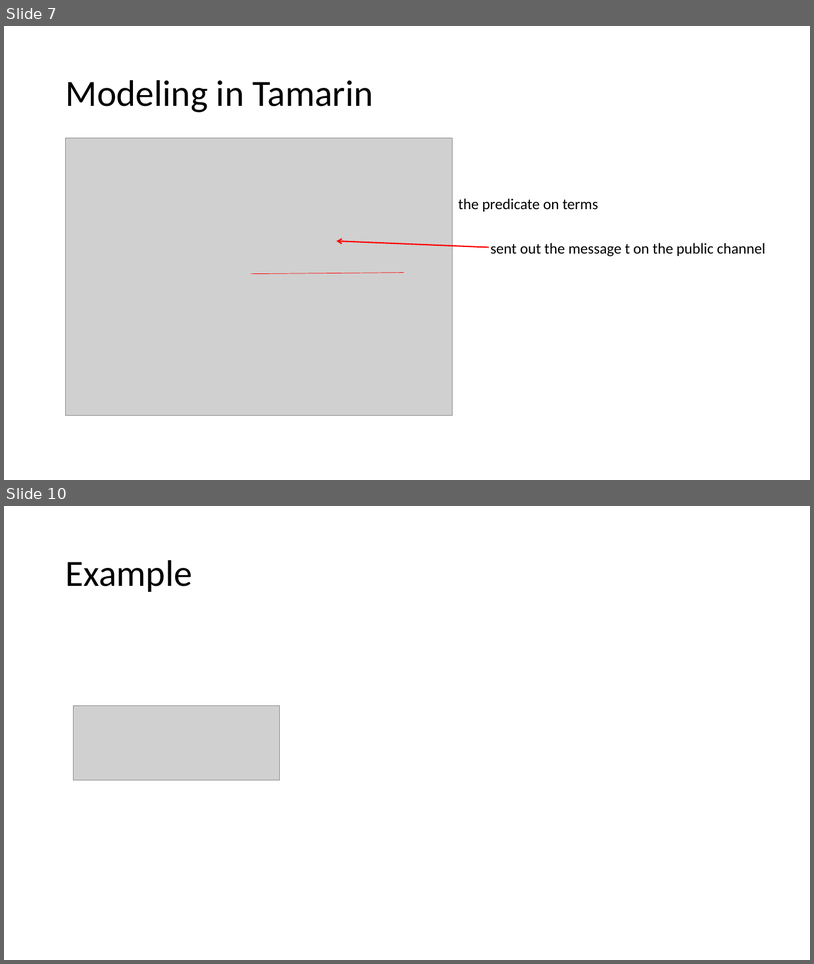
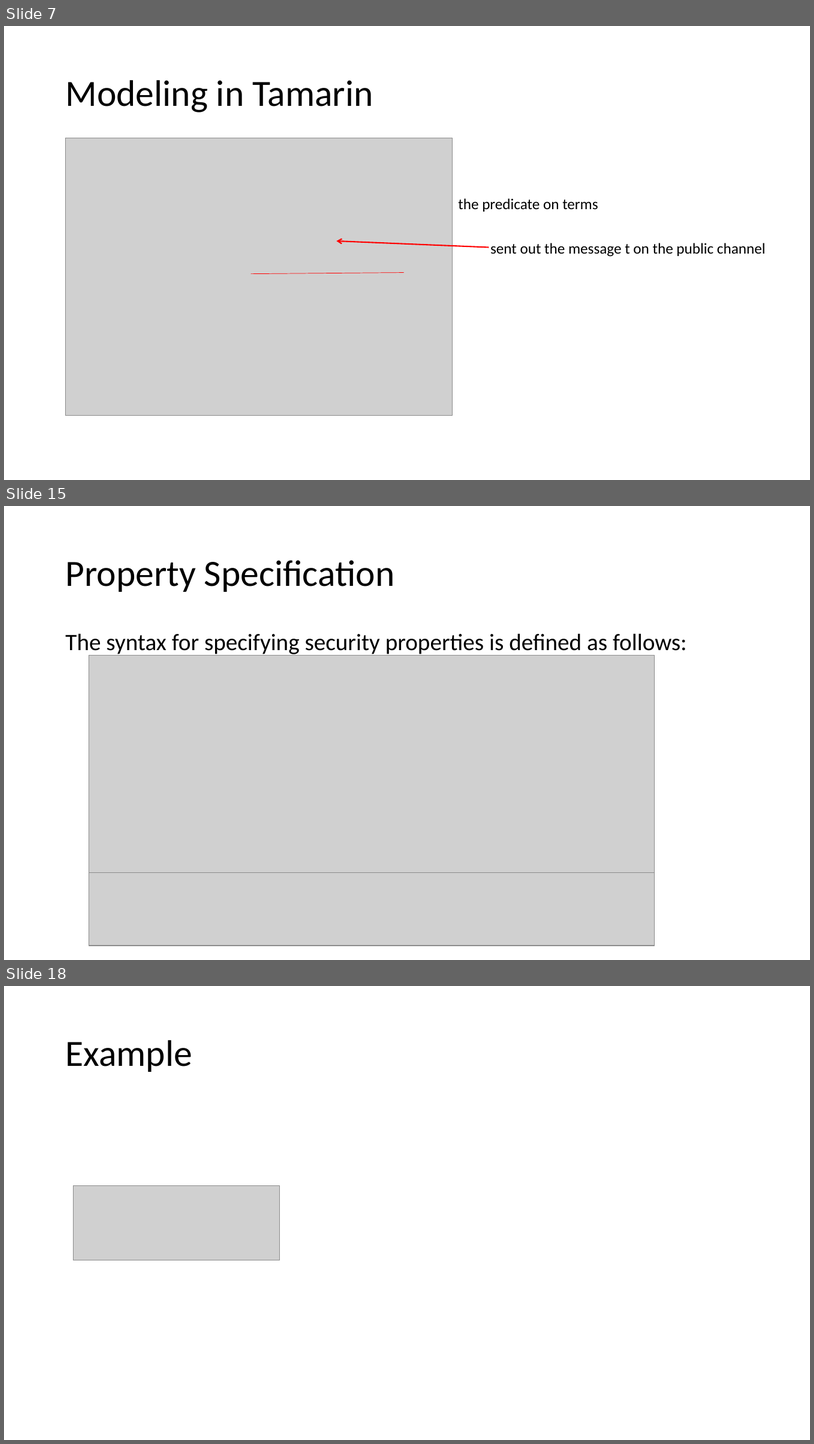
Before and after one commit to bacmive/paper_notes, a slide deck: notes1-verification tools.pptx. Shown one above the other, each under a label of ours: slides 7 and 10 before the commit, slides 7, 15 and 18 after it; the slides between them are not shown. The pictures are 814x964 and 814x1444 pixels, drawn with LibreOffice and Linux fonts; fonts in the diff are those of the drawing; grey boxes stand for pictures. Boxes give left, top, right and bottom in pixels: in the first picture for what was removed or moved away, otherwise in the second. Text is boxed around its words. In the diff, an @@ line names an element or a change of style, - is before the commit and + after.

```diff
--- a/notes1-verification tools.pptx
+++ b/notes1-verification tools.pptx
@@ slide 15 added at (4, 506, 810, 960), background #FFFFFF @@
@@ title added at (65, 560, 395, 592), 44 pt, text #000000 @@
+Property Specification
@@ text added at (65, 633, 687, 656), 28 pt, text #000000 @@
+The syntax for specifying security properties is defined as follows:
@@ picture added at (89, 655, 654, 872) @@
@@ picture added at (89, 873, 654, 946) @@
@@ what was slide 10 is now slide 18 @@
```
Also in this commit, not shown: 9 slides changed, 8 other slides added, 1 other file.
